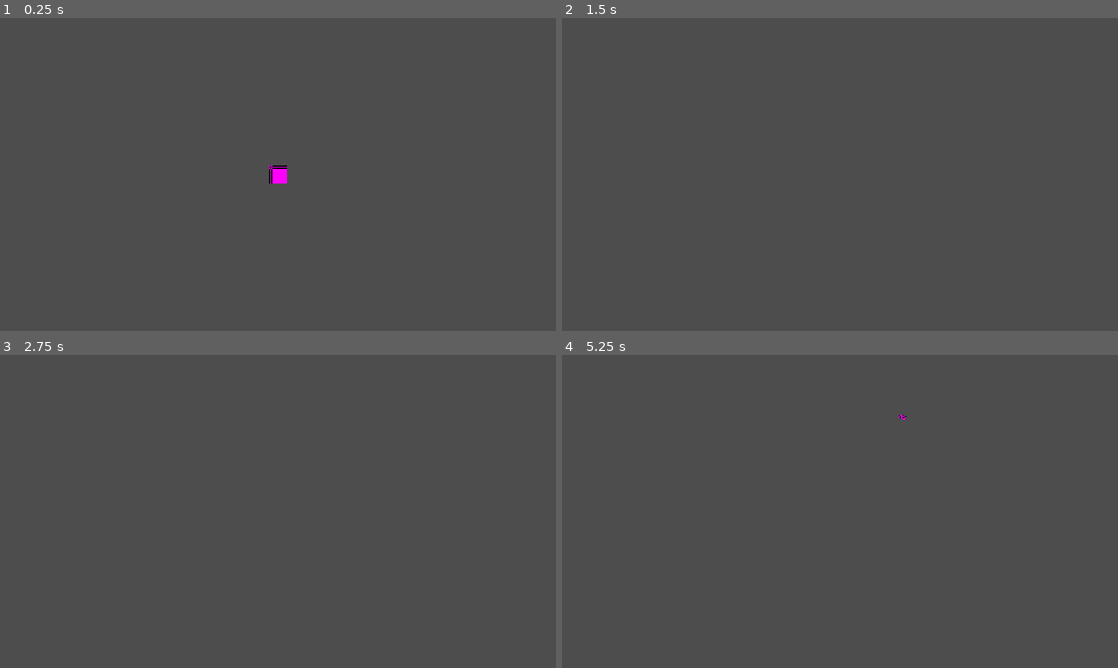
Above: before the commit, frames 1-4 (two rows, left to right).
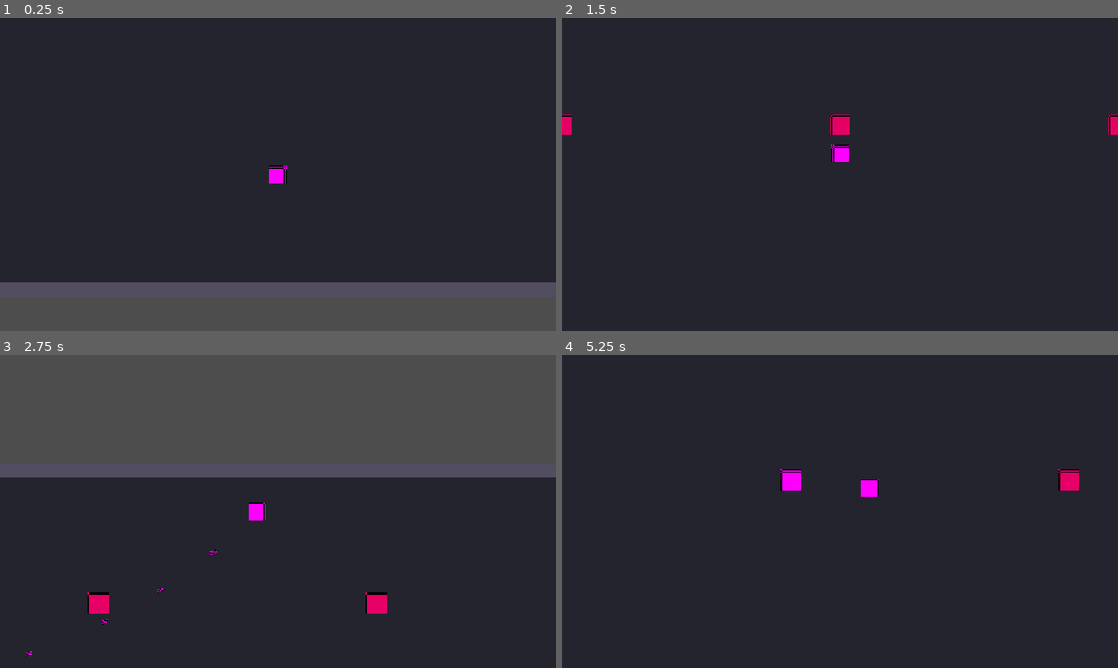
Above: after the commit, the same moments.

Repository: Creatition/high-voltage
Game: Godot game, scene res://scenes/main.tscn
Same seed, same stepped clock (60 frames per second), same inputs: the game is played once before the commit and once after it.
Inputs (mouse positions are in pixels of both pictures, inside the frame that each line leads up to):
- Up to frame 1 (0.25 s): no input
- Up to frame 2 (1.5 s): tap Enter at 0.5 s; move the mouse to (812, 237) at 0.52 s; hold W (move_up) from 0.53 s (still down); tap Space (dodge) at 0.6 s; click (812, 237) at 0.67 s; move the mouse to (1006, 221) at 1.27 s; tap E (interact) at 1.35 s
- Up to frame 3 (2.75 s): move the mouse to (111, 464) at 2.02 s; release W (move_up) at 2.03 s; press the mouse at (111, 464) at 2.03 s; hold A (move_left) from 2.03 s (still down)
- Up to frame 4 (5.25 s): move the mouse to (867, 511) at 2.77 s; release the mouse at (867, 511) at 2.78 s; tap Space (dodge) at 2.85, 5.1 s; click (867, 511) at 2.92 s; move the mouse to (756, 433) at 3.52 s; release A (move_left) at 3.53 s; hold S (move_down) 3.53-4.28 s; tap E (interact) at 3.6 s; move the mouse to (962, 495) at 4.27 s; hold D (move_right) 4.28-5.03 s; click (962, 495) at 4.35 s; move the mouse to (728, 527) at 5.02 s; hold W (move_up) from 5.03 s (still down); click (728, 527) at 5.17 s

The runs differ from the first frame. In frame 1, 84% of the frame differs, in the area x 0-100%, y 0-85%; in frame 2, 100%, in the area x 0-100%, y 0-100%; in frame 3, 61%; in frame 4, 100%.

Commit message:
Day 2: test room with walls, dummy enemy, working combat loop

Diff:
--- a/timeshot/project.godot
+++ b/timeshot/project.godot
@@ -8,12 +8,16 @@
 
 config_version=5
 
+[animation]
+
+compatibility/default_parent_skeleton_in_mesh_instance_3d=true
+
 [application]
 
 config/name="Timeshot"
 config/description="Time-travel bullet-hell roguelike. Solo-dev project by High Voltage."
 run/main_scene="res://scenes/main.tscn"
-config/features=PackedStringArray("4.2", "GL Compatibility")
+config/features=PackedStringArray("4.6", "GL Compatibility")
 config/icon="res://icon.svg"
 
 [autoload]
@@ -32,6 +36,6 @@
 
 [rendering]
 
+textures/canvas_textures/default_texture_filter=0
 renderer/rendering_method="gl_compatibility"
 renderer/rendering_method.mobile="gl_compatibility"
-textures/canvas_textures/default_texture_filter=0
--- /dev/null
+++ b/timeshot/scenes/enemies/dummy.tscn
@@ -0,0 +1,42 @@
+[gd_scene load_steps=7 format=3 uid="uid://timeshot_dummy"]
+
+[ext_resource type="Script" path="res://scenes/enemies/enemy_base.gd" id="1_dummy"]
+[ext_resource type="Script" path="res://scripts/components/health_component.gd" id="2_health"]
+[ext_resource type="Script" path="res://scripts/components/hurtbox_component.gd" id="3_hurt"]
+
+[sub_resource type="RectangleShape2D" id="RectangleShape2D_body"]
+size = Vector2(24, 24)
+
+[sub_resource type="RectangleShape2D" id="RectangleShape2D_hurt"]
+size = Vector2(24, 24)
+
+[sub_resource type="PlaceholderTexture2D" id="PlaceholderTexture2D_dummy"]
+size = Vector2(24, 24)
+
+[node name="Dummy" type="CharacterBody2D"]
+collision_layer = 4
+collision_mask = 3
+script = ExtResource("1_dummy")
+currency_on_death = 2
+
+[node name="Sprite2D" type="Sprite2D" parent="."]
+modulate = Color(0.9, 0.4, 0.4, 1)
+texture = SubResource("PlaceholderTexture2D_dummy")
+
+[node name="CollisionShape2D" type="CollisionShape2D" parent="."]
+shape = SubResource("RectangleShape2D_body")
+
+[node name="HealthComponent" type="Node" parent="."]
+script = ExtResource("2_health")
+max_hp = 3
+invuln_after_hit = 0.05
+
+[node name="HurtboxComponent" type="Area2D" parent="."]
+collision_layer = 16
+collision_mask = 32
+script = ExtResource("3_hurt")
+health_component_path = NodePath("../HealthComponent")
+team_id = 2
+
+[node name="CollisionShape2D" type="CollisionShape2D" parent="HurtboxComponent"]
+shape = SubResource("RectangleShape2D_hurt")
--- /dev/null
+++ b/timeshot/scenes/enemies/enemy_base.gd
@@ -0,0 +1,45 @@
+extends CharacterBody2D
+class_name EnemyBase
+## Base class for all enemies. Wires up damage flash, death, and
+## currency drop on kill. Subclasses add AI in _physics_process.
+
+@export var currency_on_death: int = 1
+@export var flash_color: Color = Color(1.5, 1.5, 1.5, 1.0)
+@export var flash_duration: float = 0.08
+
+@onready var sprite: Sprite2D = get_node_or_null("Sprite2D") as Sprite2D
+@onready var health: HealthComponent = get_node_or_null("HealthComponent") as HealthComponent
+
+var _flash_tween: Tween
+
+
+func _ready() -> void:
+	if health != null:
+		health.damaged.connect(_on_damaged)
+		health.died.connect(_on_died)
+
+
+func _on_damaged(_amount: int, _current: int, _max_value: int) -> void:
+	_flash()
+
+
+func _flash() -> void:
+	if sprite == null:
+		return
+	if _flash_tween != null and _flash_tween.is_valid():
+		_flash_tween.kill()
+	sprite.modulate = flash_color
+	_flash_tween = create_tween()
+	_flash_tween.tween_property(sprite, "modulate", Color.WHITE, flash_duration)
+
+
+func _on_died() -> void:
+	if currency_on_death > 0:
+		GameState.add_currency(currency_on_death)
+	# Brief death feedback then despawn.
+	if sprite != null:
+		var tween := create_tween()
+		tween.tween_property(self, "scale", Vector2.ZERO, 0.15)
+		tween.tween_callback(queue_free)
+	else:
+		queue_free()
--- a/timeshot/scenes/main.tscn
+++ b/timeshot/scenes/main.tscn
@@ -1,12 +1,7 @@
 [gd_scene load_steps=2 format=3 uid="uid://timeshot_main"]
 
-[ext_resource type="PackedScene" path="res://scenes/player/player.tscn" id="1_player"]
+[ext_resource type="PackedScene" path="res://scenes/rooms/test_room.tscn" id="1_room"]
 
 [node name="Main" type="Node2D"]
 
-[node name="Camera2D" type="Camera2D" parent="."]
-position = Vector2(640, 360)
-zoom = Vector2(2, 2)
-
-[node name="Player" parent="." instance=ExtResource("1_player")]
-position = Vector2(640, 360)
+[node name="TestRoom" parent="." instance=ExtResource("1_room")]
--- a/timeshot/scenes/player/player.tscn
+++ b/timeshot/scenes/player/player.tscn
@@ -29,6 +29,11 @@
 [node name="Muzzle" type="Marker2D" parent="."]
 position = Vector2(16, 0)
 
+[node name="Camera2D" type="Camera2D" parent="."]
+zoom = Vector2(2, 2)
+position_smoothing_enabled = true
+position_smoothing_speed = 8.0
+
 [node name="HealthComponent" type="Node" parent="."]
 script = ExtResource("2_health")
 max_hp = 6
@@ -36,7 +41,7 @@
 
 [node name="HurtboxComponent" type="Area2D" parent="."]
 collision_layer = 8
-collision_mask = 4
+collision_mask = 64
 script = ExtResource("3_hurt")
 health_component_path = NodePath("../HealthComponent")
 team_id = 1
--- a/timeshot/scenes/projectiles/projectile.tscn
+++ b/timeshot/scenes/projectiles/projectile.tscn
@@ -10,8 +10,8 @@
 
 [node name="Projectile" type="Area2D"]
 script = ExtResource("1_proj")
-collision_layer = 4
-collision_mask = 3
+collision_layer = 32
+collision_mask = 17
 
 [node name="Sprite2D" type="Sprite2D" parent="."]
 texture = SubResource("PlaceholderTexture2D_proj")
--- /dev/null
+++ b/timeshot/scenes/rooms/test_room.tscn
@@ -0,0 +1,87 @@
+[gd_scene load_steps=5 format=3 uid="uid://timeshot_testroom"]
+
+[ext_resource type="PackedScene" path="res://scenes/player/player.tscn" id="1_player"]
+[ext_resource type="PackedScene" path="res://scenes/enemies/dummy.tscn" id="2_dummy"]
+
+[sub_resource type="RectangleShape2D" id="shape_wall_h"]
+size = Vector2(1200, 16)
+
+[sub_resource type="RectangleShape2D" id="shape_wall_v"]
+size = Vector2(16, 640)
+
+[node name="TestRoom" type="Node2D"]
+
+[node name="Floor" type="ColorRect" parent="."]
+offset_left = 56.0
+offset_top = 56.0
+offset_right = 1224.0
+offset_bottom = 664.0
+color = Color(0.14, 0.14, 0.18, 1)
+
+[node name="WallTop" type="StaticBody2D" parent="."]
+position = Vector2(640, 48)
+collision_layer = 1
+
+[node name="ColorRect" type="ColorRect" parent="WallTop"]
+offset_left = -600.0
+offset_top = -8.0
+offset_right = 600.0
+offset_bottom = 8.0
+color = Color(0.32, 0.30, 0.38, 1)
+
+[node name="CollisionShape2D" type="CollisionShape2D" parent="WallTop"]
+shape = SubResource("shape_wall_h")
+
+[node name="WallBottom" type="StaticBody2D" parent="."]
+position = Vector2(640, 672)
+collision_layer = 1
+
+[node name="ColorRect" type="ColorRect" parent="WallBottom"]
+offset_left = -600.0
+offset_top = -8.0
+offset_right = 600.0
+offset_bottom = 8.0
+color = Color(0.32, 0.30, 0.38, 1)
+
+[node name="CollisionShape2D" type="CollisionShape2D" parent="WallBottom"]
+shape = SubResource("shape_wall_h")
+
+[node name="WallLeft" type="StaticBody2D" parent="."]
+position = Vector2(48, 360)
+collision_layer = 1
+
+[node name="ColorRect" type="ColorRect" parent="WallLeft"]
+offset_left = -8.0
+offset_top = -320.0
+offset_right = 8.0
+offset_bottom = 320.0
+color = Color(0.32, 0.30, 0.38, 1)
+
+[node name="CollisionShape2D" type="CollisionShape2D" parent="WallLeft"]
+shape = SubResource("shape_wall_v")
+
+[node name="WallRight" type="StaticBody2D" parent="."]
+position = Vector2(1232, 360)
+collision_layer = 1
+
+[node name="ColorRect" type="ColorRect" parent="WallRight"]
+offset_left = -8.0
+offset_top = -320.0
+offset_right = 8.0
+offset_bottom = 320.0
+color = Color(0.32, 0.30, 0.38, 1)
+
+[node name="CollisionShape2D" type="CollisionShape2D" parent="WallRight"]
+shape = SubResource("shape_wall_v")
+
+[node name="Player" parent="." instance=ExtResource("1_player")]
+position = Vector2(640, 540)
+
+[node name="Dummy" parent="." instance=ExtResource("2_dummy")]
+position = Vector2(320, 200)
+
+[node name="Dummy2" parent="." instance=ExtResource("2_dummy")]
+position = Vector2(640, 200)
+
+[node name="Dummy3" parent="." instance=ExtResource("2_dummy")]
+position = Vector2(960, 200)
Not shown, added: timeshot/icon.svg.import
Not shown, added: timeshot/scenes/player/player.gd.uid
Not shown, added: timeshot/scenes/projectiles/projectile.gd.uid
Not shown, added: timeshot/scripts/autoload/audio_manager.gd.uid
Not shown, added: timeshot/scripts/autoload/game_state.gd.uid
Not shown, added: timeshot/scripts/autoload/input_manager.gd.uid
Not shown, added: timeshot/scripts/autoload/upgrade_pool.gd.uid
Not shown, added: timeshot/scripts/components/health_component.gd.uid
Not shown, added: timeshot/scripts/components/hitbox_component.gd.uid
Not shown, added: timeshot/scripts/components/hurtbox_component.gd.uid
